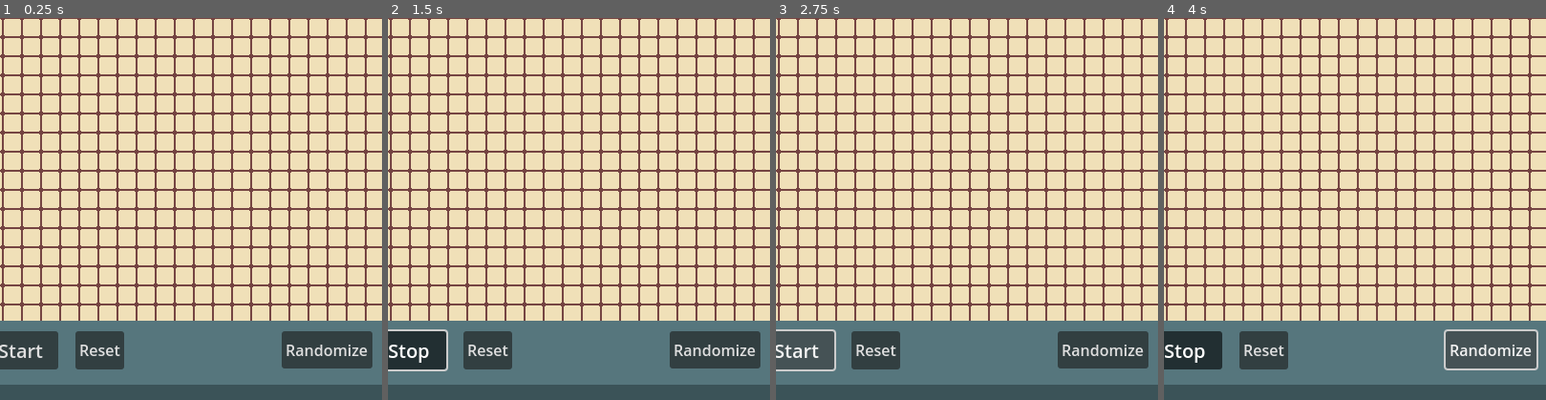
Above: before the commit, frames 1-4 (left to right).
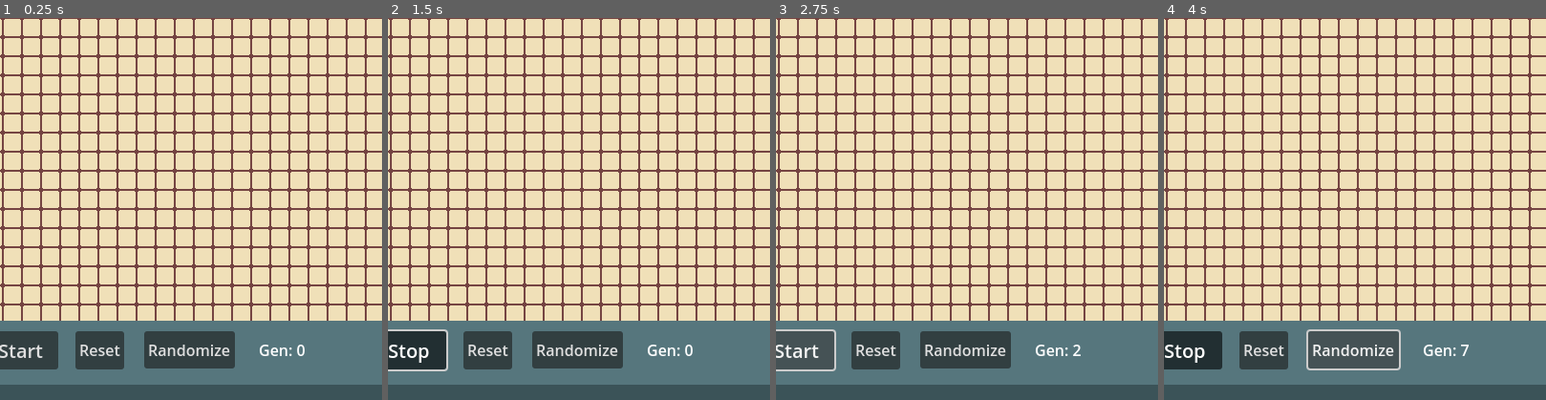
Above: after the commit, the same moments.

Repository: void-ninja/conways-game-of-life
Game: Godot game, scene res://main.tscn
The game is run twice, just before and just after one commit, with the same random seed, the same clock (stepped at 60 frames per second) and the same inputs.
Inputs:
- Up to frame 1 (0.25 s): no input
- Up to frame 2 (1.5 s): click "Reset" at 0.5 s; click "Start" at 1.25 s
- Up to frame 3 (2.75 s): click "Stop" at 2 s
- Up to frame 4 (4 s): click "Start" at 2.75 s; click "Randomize" at 3.5 s
The pictures show only the part of the screen within x 47-97%, y 50-100%; the shares and areas given below are measured in that part.

The runs differ from the first frame. In frame 1, 4.7% of the frame differs, in the area x 37-98%, y 82-92%; in frame 2, 4.7%; in frame 3, 4.7%; in frame 4, 5.3%, in the area x 37-98%, y 81-93%.

Commit message:
added generation counter

Diff:
--- a/main.gd
+++ b/main.gd
@@ -15,6 +15,7 @@
 @onready var square = preload("res://square.tscn")
 @onready var toggle_sim_button: Button = $GUI/Toolbar/ToggleSimButton
 @onready var speed_slider: HSlider = $GUI/Toolbar/SpeedSlider
+@onready var generation_label: Label = $GUI/Toolbar/Generations
 
 ### Y axis is grid[], X axis is grid[][]
 var grid : Array
@@ -23,6 +24,12 @@
 
 var tick_speed :float #in seconds, roughly
 var elapsed_time :float
+
+var gens_passed = 0 :
+	set(value):
+		gens_passed = value
+		generation_label.text = "Gen: " + str(value)
+
 
 
 func _ready() -> void:
@@ -62,6 +69,7 @@
 				for x in GRID_SIDE_LENGTH_IN_SQUARES:
 					grid[y][x].is_alive = next_generation[y][x]
 
+			gens_passed += 1
 			elapsed_time = 0
 
 
@@ -135,6 +143,7 @@
 
 func _on_reset_pressed() -> void:
 	toggle_sim_button.text = "Start"
+	gens_passed = 0
 	is_simulating = false
 	for child in grid_display.get_children():
 		child.queue_free()
--- a/main.tscn
+++ b/main.tscn
@@ -93,11 +93,19 @@
 
 [node name="Randomize" type="Button" parent="GUI/Toolbar"]
 layout_mode = 0
-offset_left = 672.0
+offset_left = 528.0
 offset_top = 11.0
-offset_right = 767.0
+offset_right = 623.0
 offset_bottom = 50.0
 text = "Randomize"
+
+[node name="Generations" type="Label" parent="GUI/Toolbar"]
+layout_mode = 0
+offset_left = 648.0
+offset_top = 19.0
+offset_right = 697.0
+offset_bottom = 42.0
+text = "Gen: 0"
 
 [connection signal="toggled" from="GUI/Toolbar/ToggleSimButton" to="." method="_on_toggle_sim_button_toggled"]
 [connection signal="drag_ended" from="GUI/Toolbar/SpeedSlider" to="." method="_on_speed_slider_drag_ended"]
